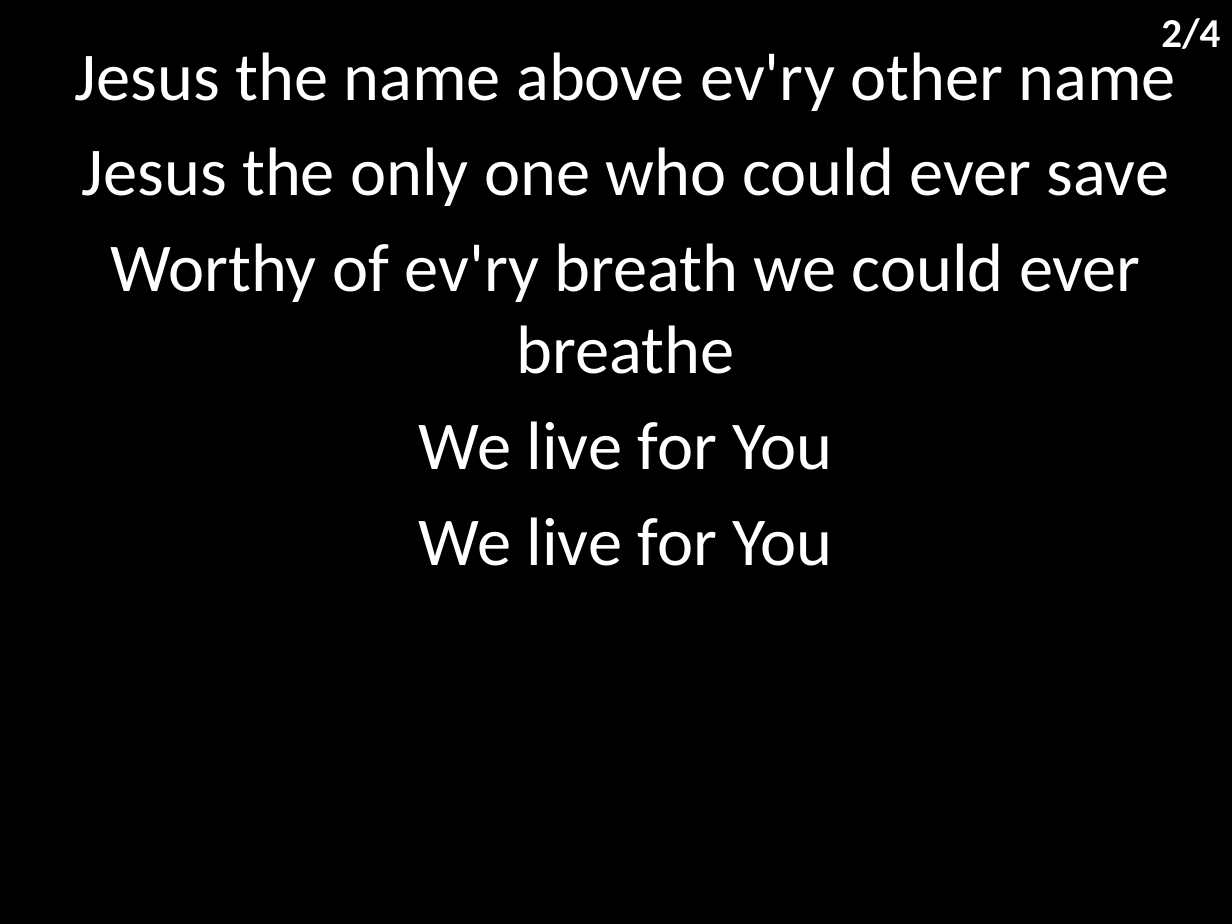
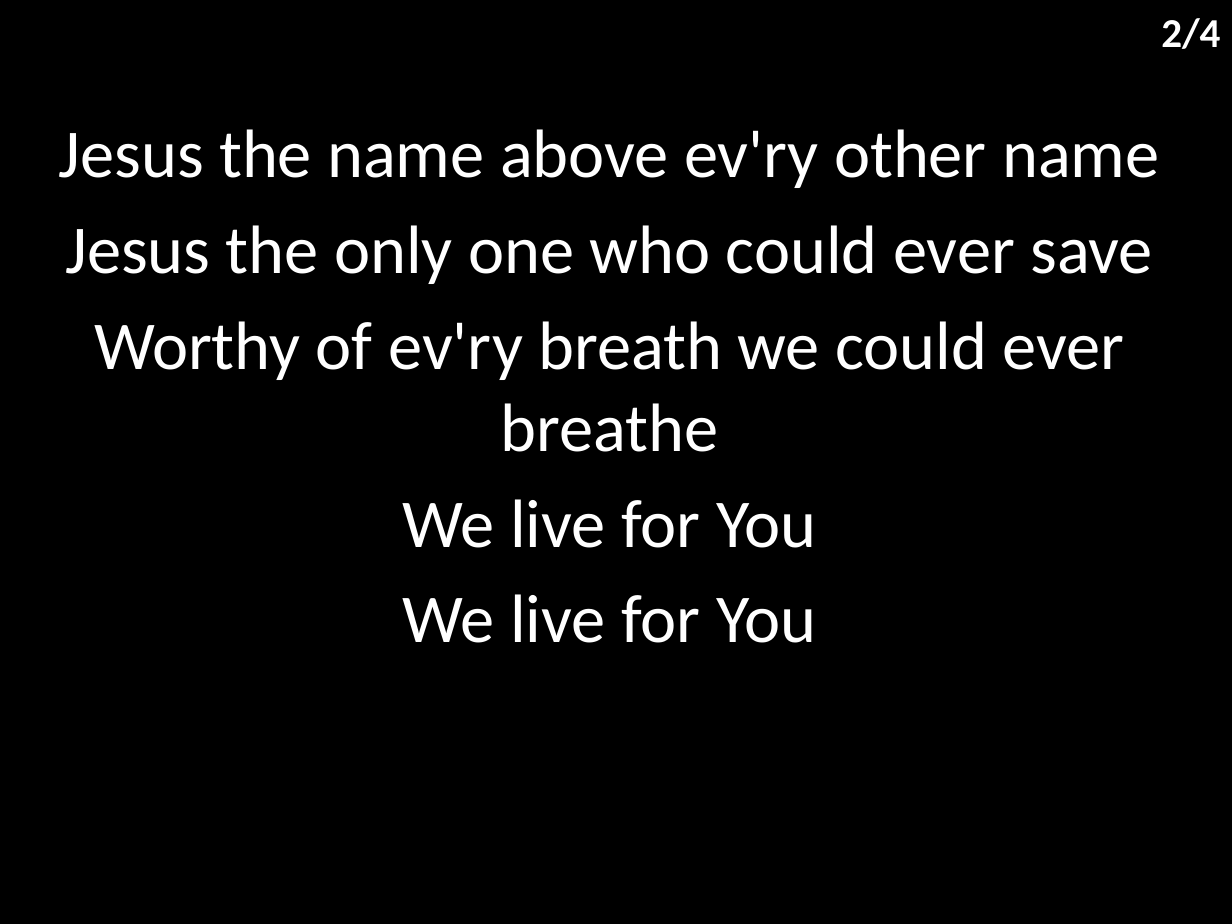
Before and after one commit to hoo-are-ya/worship, a slide deck: slide 3 of docs/songs/build my life.pptx. Drawn at 1232x924 pixels with LibreOffice and Linux fonts; fonts in the diff are those of the drawing. Boxes give left, top, right and bottom in pixels: in the first picture for what was removed or moved away, otherwise in the second. Text is boxed around its words. In the diff, an @@ line names an element or a change of style, - is before the commit and + after.

```diff
--- a/docs/songs/build my life.pptx
+++ b/docs/songs/build my life.pptx
@@ subtitle "Jesus the name above ev'ry ..." rewrapped from (75, 43, 1176, 566) to (59, 129, 1159, 643) @@
```
Also in this commit, not shown: 3 other slides changed, 7 other files.
